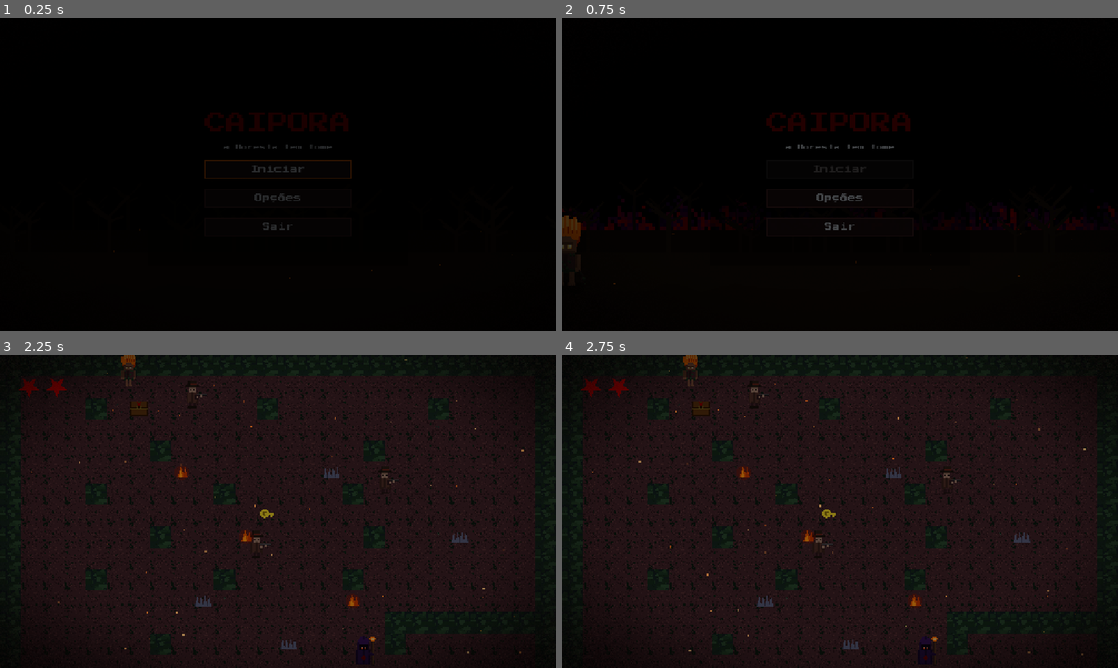
Above: before the commit, frames 1-4 (two rows, left to right).
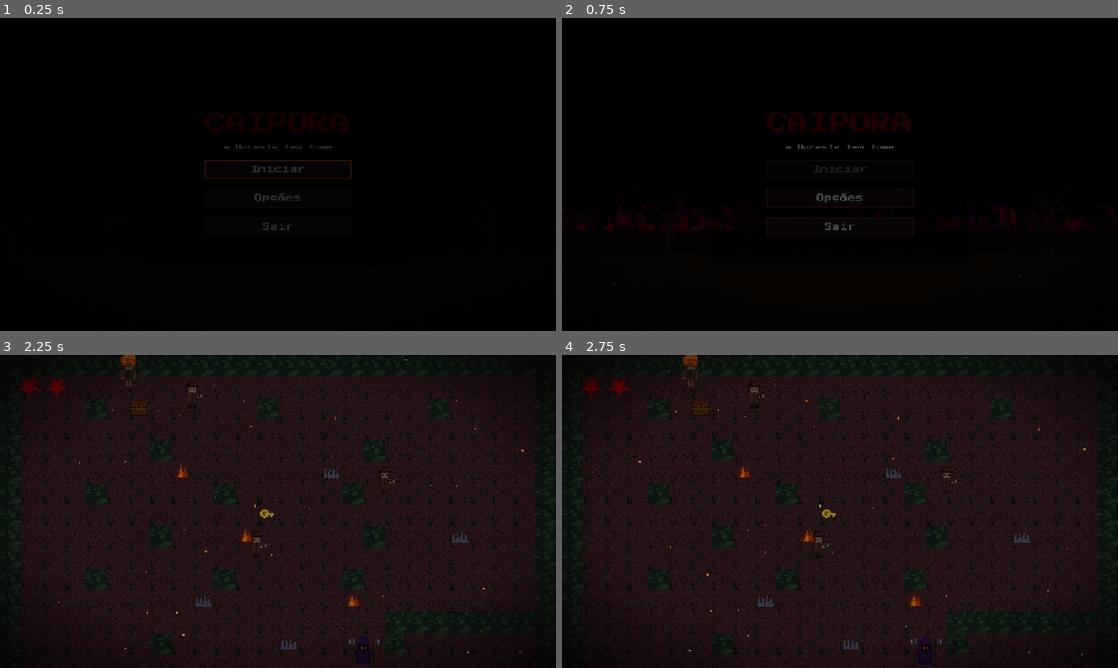
Above: after the commit, the same moments.

Repository: baltazarparra/darkgrid
Game: Godot game, scene res://scenes/ui/main_menu.tscn
The game is run twice, just before and just after one commit, with the same random seed, the same clock (stepped at 60 frames per second) and the same inputs.
Inputs (mouse positions are in pixels of both pictures, inside the frame that each line leads up to):
- Up to frame 1 (0.25 s): no input
- Up to frame 2 (0.75 s): click "Iniciar" at 0.5 s
- Up to frame 3 (2.25 s): tap Enter (ui_accept) at 1.25, 1.52 s; move the mouse to (400, 495) at 1.27 s; hold Right (ui_right) 1.28-2 s; hold Shift 1.28-2 s; click (400, 495) at 1.42 s; drag from (166, 527) to (250, 574) at 2.02 s
- Up to frame 4 (2.75 s): no input

Frame 1 is identical in both runs. In frame 2, 0.3% of the frame differs, in the area x 0-4%, y 63-75%; in frame 3, less than 0.1%; in frame 4, less than 0.1%.

Commit message:
refactor(boss): bruxo → caçador com machados (mantém aura de sombra)
Reescreve o gerador de sprite (wizard → axe_hunter): remove cajado/gema e
pentagrama, adiciona dois machados, braços estendidos e correia de couro.
Mantém capuz/manto roxos, olhos brilhando e toda a mecânica/aura de boss.

Co-Authored-By: Claude Opus 4.8 <noreply@anthropic.com>

Diff:
--- a/scripts/exploration/map_enemy.gd
+++ b/scripts/exploration/map_enemy.gd
@@ -25,7 +25,7 @@
 	var sprite := Sprite2D.new()
 	sprite.texture = BOSS_TEXTURE if boss else ENEMY_TEXTURE
 	sprite.offset = Vector2(0, -8)  # 48px transborda pra cima, pés na base do tile
-	# Arte 48px já tem identidade própria (caçador/bruxo) — sem tint.
+	# Arte 48px já tem identidade própria (caçador / caçador com machados) — sem tint.
 	add_child(sprite)
 
 	if boss:
--- a/scripts/ui/title_walker.gd
+++ b/scripts/ui/title_walker.gd
@@ -17,9 +17,10 @@
 const WALK_SCALE: float = 2.6
 const START_X: float = -120.0
 const END_X: float = 1400.0
-const CROSS_DURATION: float = 9.0
+const CROSS_DURATION: float = 22.0
 const BOB_AMPLITUDE: float = 4.0
-const BOB_SPEED: float = 8.0
+const BOB_SPEED: float = 3.4
+const WALK_ANIM_SPEED: float = 0.45
 const SHADOW_COLOR := Color(0.0, 0.0, 0.0, 0.35)
 
 # ─── State ─────────────────────────────────────────
@@ -43,6 +44,7 @@
 	_sprite.scale = Vector2(WALK_SCALE, WALK_SCALE)
 	_sprite.flip_h = false  # andando para a direita
 	_sprite.position = Vector2(0, _rest_y)  # pés na origem (sobre a crista)
+	_sprite.speed_scale = WALK_ANIM_SPEED
 	_sprite.play("walk")
 	add_child(_sprite)
 
--- a/scripts/utils/constants.gd
+++ b/scripts/utils/constants.gd
@@ -49,7 +49,7 @@
 
 # Entidades no mapa (encantado/maligno → roxo).
 const COLOR_ENEMY_TINT := Color(0.7, 0.5, 0.9, 1.0)   # criatura comum (modulate)
-const COLOR_BOSS_TINT := Color(0.08, 0.0, 0.14, 1.0)  # boss bruxo (modulate)
+const COLOR_BOSS_TINT := Color(0.08, 0.0, 0.14, 1.0)  # boss caçador amaldiçoado (modulate)
 const COLOR_AURA_BOSS := Color(0.18, 0.0, 0.28, 0.75) # aura de partículas do boss
 const COLOR_EXIT := Color(1.0, 0.42, 0.0, 0.85)       # marcador de saída (âmbar)
 
Binary file changed: assets/sprites/boss_idle.png
Not shown, changed: scripts/tools/gen_chars.py
